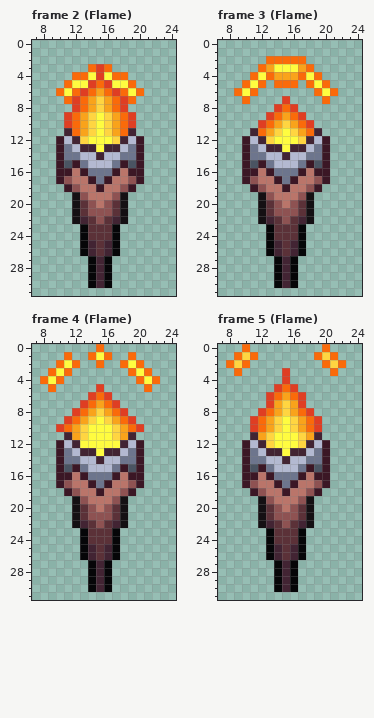
Pixel-art file: RogueLike/Res/Elements/Torch.aseprite. The picture above is the old version.
32x32 pixels, 5 frames. Shown: frame 2 (Flame): x 7..24, y 0..31; frame 3 (Flame): x 7..24, y 0..31; frame 4 (Flame): x 7..24, y 0..31; frame 5 (Flame): x 7..24, y 0..31.
After the commit:
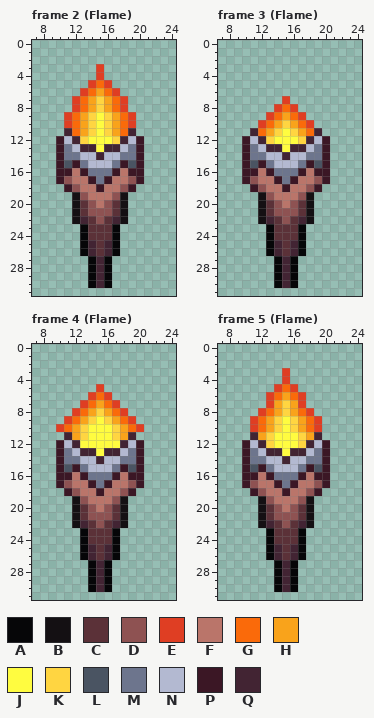
Palette (. is transparent): A #060608  B #141013  C #5b3138  D #8e5252  E #df3e23  F #ba756a  G #fa6a0a  H #f9a31b  J #fffc40  K #ffd541  L #4a5462  M #6d758d  N #b3b9d1  P #3b1725  Q #422433
Changes in this commit:
Frame 2 (Flame), layer "Layer 2":
y 3: x 14 G -> .; x 16 G -> .
y 4: x 12..14 GGJ -> ...; x 16..18 JGG -> ...
y 5: x 11..13 GJJ -> ...; x 17..19 JJG -> ...
y 6: x 10..12 GJG -> ...; x 18..20 GJG -> ...
y 7: x 11 G -> .; x 19 G -> .
Frame 3 (Flame), layer "Layer 2":
y 2: x 13..17 GGGGG -> .....
y 3: x 12..18 GHJJJHG -> .......
y 4: x 11..19 GJGHHHGJG -> .........
y 5: x 10..12 GJG -> ...; x 14..16 GGG -> ...; x 18..20 GJG -> ...
y 6: x 9..11 GJG -> ...; x 19..21 GJG -> ...
y 7: x 10 G -> .; x 20 G -> .
Frame 4 (Flame), layer "Layer 2":
y 0: x 15 G -> .
y 1: x 11 G -> .; x 14..16 GJG -> ...; x 19 G -> .
y 2: x 10..12 GJG -> ...; x 15 G -> .; x 18..20 GJG -> ...
y 3: x 9..11 GJG -> ...; x 19..21 GJG -> ...
y 4: x 8..10 GJG -> ...; x 20..22 GJG -> ...
y 5: x 9 G -> .; x 21 G -> .
Frame 5 (Flame), layer "Layer 2":
y 0: x 10 G -> .; x 20 G -> .
y 1: x 9..11 GKG -> ...; x 19..21 GKG -> ...
y 2: x 8..10 GKG -> ...; x 20..22 GKG -> ...
y 3: x 9 G -> .; x 21 G -> .
Where, in picture pixels (left, top, right, bottom), the same in both pictures:
erased: (56, 64, 144, 104)
erased: (234, 56, 338, 104)
erased: (40, 344, 160, 392)
erased: (226, 344, 258, 376)
erased: (314, 344, 346, 376)
